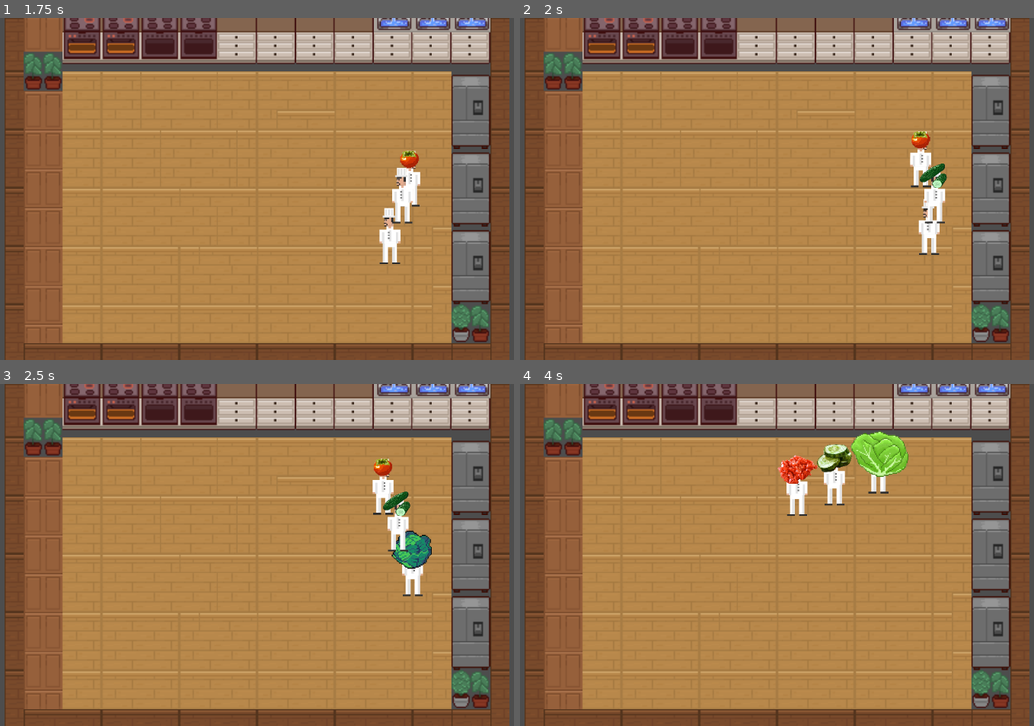
Above: before the commit, frames 1-4 (two rows, left to right).
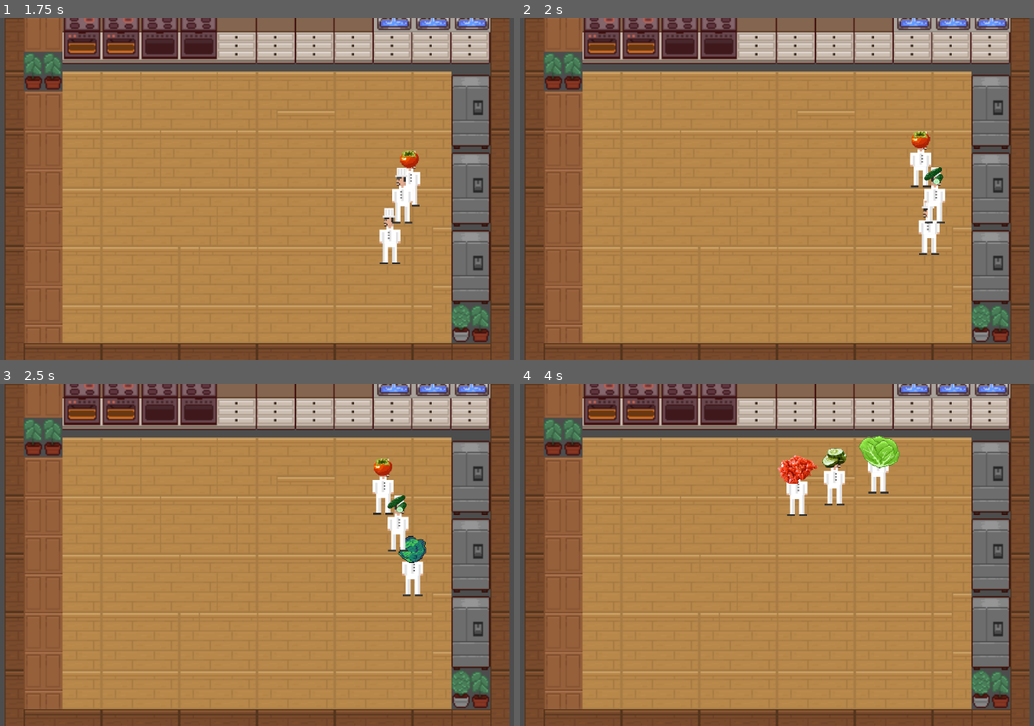
Above: after the commit, the same moments.

Repository: LazImane/OverCooked2D
Game: Godot game, scene res://scenes/game.tscn
Two runs of this game, one before a commit and one after it. Both use one fixed random seed, a clock stepped at 60 frames per second and the inputs below.
Inputs:
- Up to frame 1 (1.75 s): no input
- Up to frame 2 (2 s): no input
- Up to frame 3 (2.5 s): no input
- Up to frame 4 (4 s): no input

Frame 1 is identical in both runs. In frame 2, 0.2% of the frame differs, in the area x 77-84%, y 42-50%; in frame 3, 0.7%; in frame 4, 1.2%, in the area x 57-76%, y 13-28%.

Commit message:
small visuals additions

Diff:
--- a/scripts/Station.gd
+++ b/scripts/Station.gd
@@ -197,7 +197,7 @@
 		remove_child(ing)
 
 func _check_recipe_completion() -> void:
-	"""Check if the recipe is complete and trigger serving animation"""
+	"""Check if the recipe is complete and show final dish icon"""
 	if station_type != "Serving":
 		return
 
@@ -214,26 +214,57 @@
 
 	# Check if we have all required ingredients
 	if served_ingredients.size() >= required_ingredients.size() and required_ingredients.size() > 0:
-		print("[STATION] 🎉 Recipe complete! Serving %d ingredients..." % served_ingredients.size())
-		_serve_complete_dish()
-
-func _serve_complete_dish() -> void:
-	"""Animate all ingredients disappearing and notify GameManager"""
-	# Create a tween for smooth animation
+		print("[STATION] 🎉 Recipe complete! Showing final dish...")
+		_show_final_dish(recipe_id)
+
+func _show_final_dish(recipe_id: String) -> void:
+	"""Hide individual ingredients and show the complete dish icon"""
+	# Hide all individual ingredient sprites
+	for ing in served_ingredients:
+		if is_instance_valid(ing) and ing.has_node("Sprite2D"):
+			ing.get_node("Sprite2D").visible = false
+
+	# Determine which dish to show
+	var dish_type = "salad"  # Default
+	if recipe_id == "tomato_soup":
+		dish_type = "tomato_soup"
+
+	# Create a new ingredient node to show the final dish
+	var gm = _ensure_gm()
+	if gm and gm.has_method("spawn_ingredient"):
+		var final_dish = gm.spawn_ingredient(dish_type, self)
+		if final_dish:
+			final_dish.position = Vector2.ZERO  # Center it on the station
+			final_dish.scale = Vector2(0.15, 0.15)  # Slightly larger for the final dish
+			print("[STATION] ✅ Final dish displayed: %s" % dish_type)
+
+			# Optional: Start serving animation after a short delay
+			await get_tree().create_timer(1.5).timeout
+			_serve_complete_dish(final_dish)
+
+func _serve_complete_dish(final_dish: Node = null) -> void:
+	"""Animate the final dish disappearing (served to customer)"""
 	var tween = create_tween()
 	tween.set_parallel(true)
 
+	# Animate the final dish if it exists
+	if final_dish and is_instance_valid(final_dish):
+		tween.tween_property(final_dish, "modulate:a", 0.0, 0.8)
+		tween.tween_property(final_dish, "position", final_dish.position + Vector2(0, -50), 0.8)
+		tween.tween_property(final_dish, "scale", Vector2(0.2, 0.2), 0.8)
+
+	# Also animate out the hidden ingredients
 	for ing in served_ingredients:
 		if is_instance_valid(ing):
-			# Fade out and move up
 			tween.tween_property(ing, "modulate:a", 0.0, 0.8)
-			tween.tween_property(ing, "position", ing.position + Vector2(0, -50), 0.8)
-			tween.tween_property(ing, "scale", Vector2(0.15, 0.15), 0.8)
 
 	# Wait for animation to complete
 	await tween.finished
 
 	# Clean up all ingredients
+	if final_dish and is_instance_valid(final_dish):
+		final_dish.queue_free()
+
 	for ing in served_ingredients:
 		if is_instance_valid(ing):
 			ing.queue_free()
@@ -264,7 +295,7 @@
 	if _gm == null:
 		_gm = get_tree().get_first_node_in_group("game_manager")
 	if _gm == null:
-		push_warning("[STATION] No GameManager found – cannot determine ingredient to spawn.")
+		push_warning("[STATION] No GameManager found — cannot determine ingredient to spawn.")
 		return ""
 
 	if _gm.has_method("next_base_item"):
@@ -293,5 +324,5 @@
 		print("[STATION] Using fallback exported item:", spawn_item_when_interacted)
 		return spawn_item_when_interacted
 
-	push_warning("[STATION] No ingredients available to spawn – returning placeholder 'unknown_item'")
+	push_warning("[STATION] No ingredients available to spawn — returning placeholder 'unknown_item'")
 	return "unknown_item"
--- a/scripts/ingredient.gd
+++ b/scripts/ingredient.gd
@@ -3,6 +3,7 @@
 @export var type: String = ""
 var status: String = "raw"
 var _gm: Node = null
+var _scale_override: Vector2 = Vector2.ZERO
 
 @onready var sprite: Sprite2D = $Sprite2D
 
@@ -12,8 +13,10 @@
 	"chopped_lettuce": preload("res://assets/ingredients/chopped_lettuce.png"),
 	"chopped_cucumber": preload("res://assets/ingredients/chopped_cucumber.png"),
 	"chopped_olives": preload("res://assets/ingredients/chopped_olives.png"),
+	"chopped_olive": preload("res://assets/ingredients/chopped_olives.png"),  # Alias for single olive
 	"cooked_tomato": preload("res://assets/ingredients/pot.png"),
-	"cooked_olives": preload("res://assets/ingredients/chopped_olives.png"),
+	"cooked_olives": preload("res://assets/ingredients/chopped_olives.png"),  # You can change this if you have a different cooked olive icon
+	"cooked_olive": preload("res://assets/ingredients/chopped_olives.png"),  # Alias
 	"tomato_soup": preload("res://assets/ingredients/tomato_soup.png"),
 	"lettuce": preload("res://assets/ingredients/lettuce.png"),
 	"cucumber": preload("res://assets/ingredients/cucumber.png"),
@@ -22,11 +25,27 @@
 	"salad": preload("res://assets/ingredients/salad.png")
 }
 
+# Scale adjustments per texture (relative to base scale)
+const TEXTURE_SCALES := {
+	"tomato": 1.0,              # Tomatoes are already good size
+	"chopped_tomato": 1.0,
+	"cooked_tomato": 1.0,
+	"tomato_soup": 1.0,
+	"lettuce": 0.7,             # Lettuce is too big
+	"chopped_lettuce": 0.7,
+	"cucumber": 0.7,            # Cucumber is too big
+	"chopped_cucumber": 0.7,
+	"olives": 0.8,              # Olives slightly too big
+	"olive": 0.8,
+	"chopped_olives": 0.8,
+	"chopped_olive": 0.8,
+	"cooked_olives": 0.8,
+	"cooked_olive": 0.8,
+	"salad": 1.0                # Final salad
+}
+
 func _ready() -> void:
 	_gm = get_tree().get_first_node_in_group("game_manager")
-
-	# CRITICAL: Set scale BEFORE updating visual
-	scale = Vector2(0.1, 0.1)
 
 	# Initialize visual
 	update_visual()
@@ -50,6 +69,11 @@
 
 func get_type() -> String:
 	return type
+
+func set_scale_override(new_scale: Vector2) -> void:
+	"""Allow external code to override the scale"""
+	_scale_override = new_scale
+	update_visual()
 
 func update_visual() -> void:
 	if not sprite:
@@ -76,6 +100,27 @@
 			sprite.visible = true
 			push_warning("[INGREDIENT] No texture for '%s' or '%s' - sprite visible but no texture" % [type, base])
 
+	# Apply appropriate scale
+	_apply_scale()
+
+func _apply_scale() -> void:
+	"""Apply scale based on texture type"""
+	# Start with base scale
+	var base_scale = Vector2(0.1, 0.1)
+
+	# Get texture-specific scale multiplier
+	var scale_mult = TEXTURE_SCALES.get(type, 1.0)
+
+	# Apply the multiplier
+	var final_scale = base_scale * scale_mult
+
+	# Use override if set
+	if _scale_override != Vector2.ZERO:
+		final_scale = _scale_override
+
+	scale = final_scale
+	print("[INGREDIENT] Scale set: %v (type: %s, mult: %.2f)" % [final_scale, type, scale_mult])
+
 func _base_name(t: String) -> String:
 	if t.begins_with("chopped_"):
 		return t.substr(8)
@@ -96,7 +141,11 @@
 		"Cooking":
 			if status in ["raw", "chopped"]:
 				status = "cooked"
-				type = "cooked_%s" % base
+				# For olives, keep them as chopped_olives visually (or use a different cooked texture if you have one)
+				if base == "olive" or base == "olives":
+					type = "cooked_olives"
+				else:
+					type = "cooked_%s" % base
 				print("[INGREDIENT] Cooked: %s" % type)
 
 		"Serving":
@@ -122,8 +171,8 @@
 	by_node.add_child(self)
 	position = offset
 
-	# Keep scale consistent
-	scale = Vector2(0.1, 0.1)
+	# Re-apply scale after reparenting
+	_apply_scale()
 
 	if has_node("CollisionShape2D"):
 		$CollisionShape2D.disabled = true
@@ -138,8 +187,8 @@
 	station.add_child(self)
 	position = Vector2.ZERO
 
-	# Keep scale consistent
-	scale = Vector2(0.1, 0.1)
+	# Re-apply scale after reparenting
+	_apply_scale()
 
 	if has_node("CollisionShape2D"):
 		$CollisionShape2D.disabled = false
